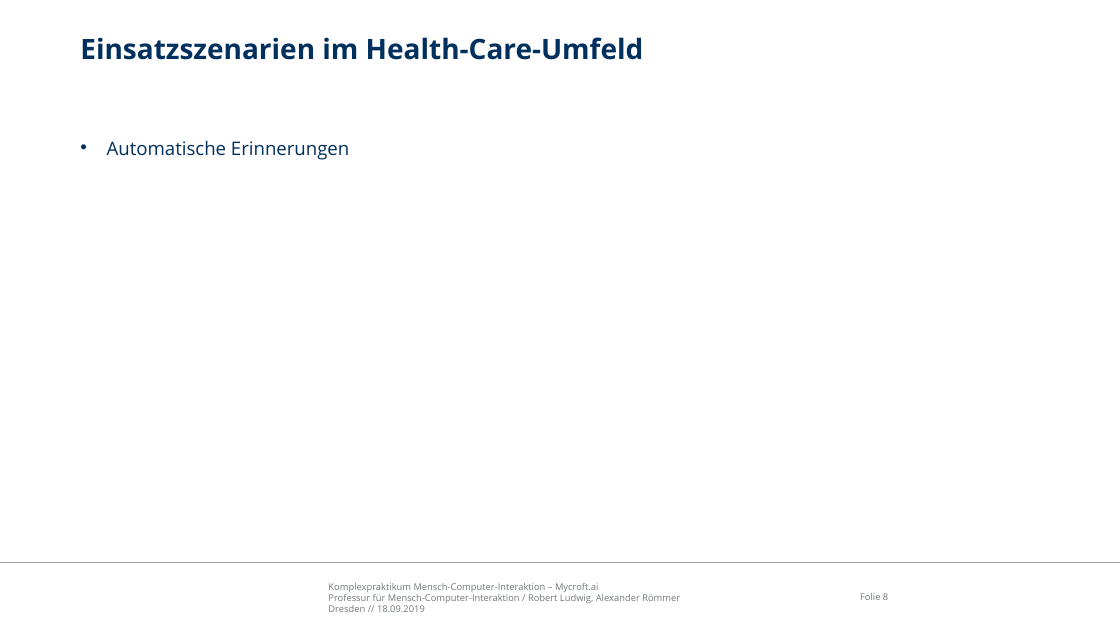
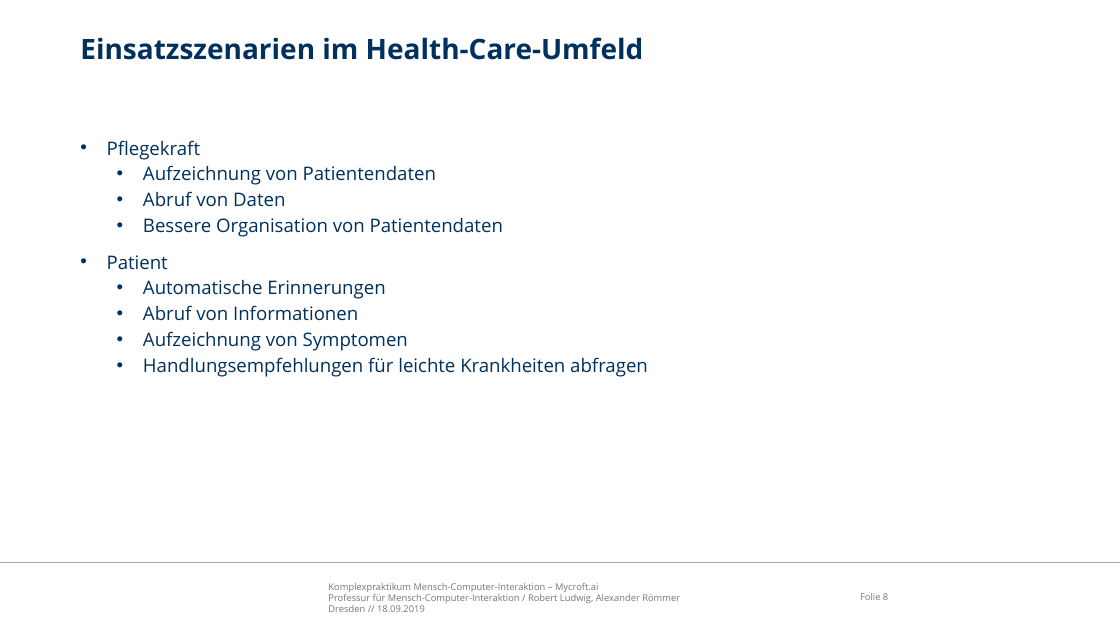
Before and after one commit to MinniFlo/KP-Mycroft, a slide deck: slide 8 of documents/praesentation.pptx. Drawn at 1120x630 pixels with LibreOffice and Linux fonts; fonts in the diff are those of the drawing; background and template pictures are left out. Boxes give left, top, right and bottom in pixels: in the first picture for what was removed or moved away, otherwise in the second. Text is boxed around its words. In the diff, an @@ line names an element or a change of style, - is before the commit and + after.

```diff
--- a/documents/praesentation.pptx
+++ b/documents/praesentation.pptx
@@ text at <box>107,140,503,270</box>: paragraphs added @@
+• Pflegekraft
+  • Aufzeichnung von Patientendaten
+  • Abruf von Daten
+  • Bessere Organisation von Patientendaten
+    • Patient
@@ text at <box>143,280,385,299</box>: list level 1 to 4 in "Automatische Erinnerungen" @@
@@ text at <box>143,305,648,377</box>: paragraphs added @@
+      • Abruf von Informationen
+      • Aufzeichnung von Symptomen
+      • Handlungsempfehlungen für leichte Krankheiten abfragen
```
Also in this commit, not shown: 4 other slides changed, 1 slide added, 3 other files.
